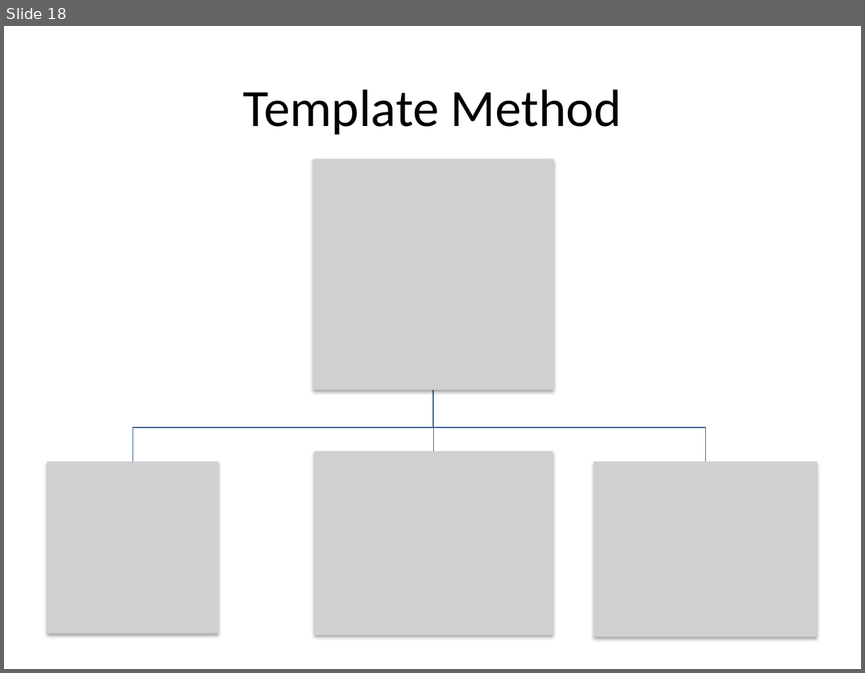
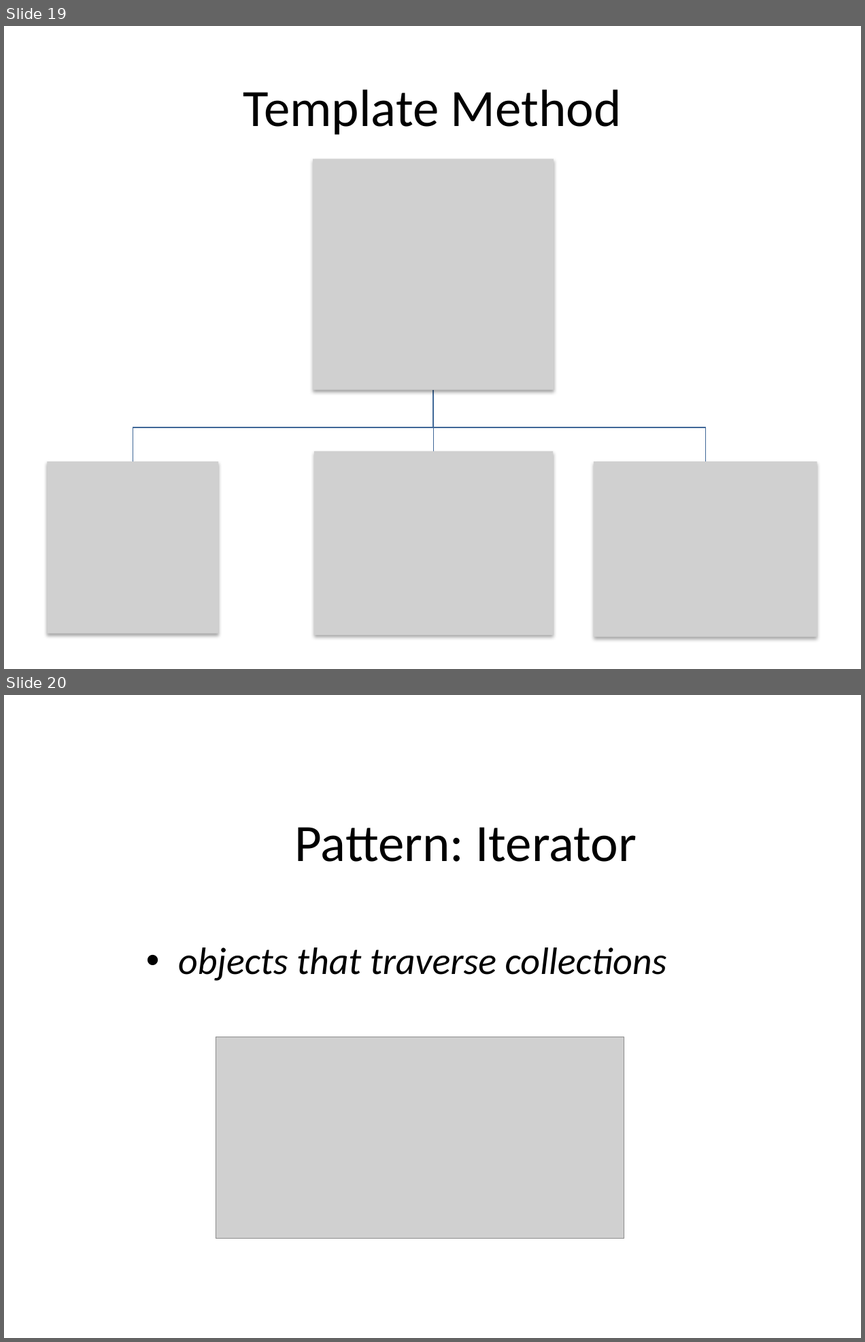
Before and after one commit to taole/slide, a slide deck: designpatter.pptx. Shown one above the other, each under a label of ours: slide 18 before the commit, slides 19 and 20 after it. The pictures are 865x673 and 865x1342 pixels, drawn with LibreOffice and Linux fonts; fonts in the diff are those of the drawing; grey boxes stand for pictures. Boxes give left, top, right and bottom in pixels: in the first picture for what was removed or moved away, otherwise in the second. Text is boxed around its words. In the diff, an @@ line names an element or a change of style, - is before the commit and + after.

```diff
--- a/designpatter.pptx
+++ b/designpatter.pptx
@@ slide 20 added at [4, 695, 861, 1338], background #FFFFFF @@
@@ text added at [295, 827, 637, 862], 44 pt, text #000000 @@
+Pattern: Iterator
@@ text added at [178, 947, 667, 981], 32 pt, text #000000, italic @@
+• objects that traverse collections
@@ picture added at [215, 1037, 623, 1238] @@
@@ what was slide 18 is now slide 19 @@
```
Also in this commit, not shown: 2 slides changed, 13 other slides added.
